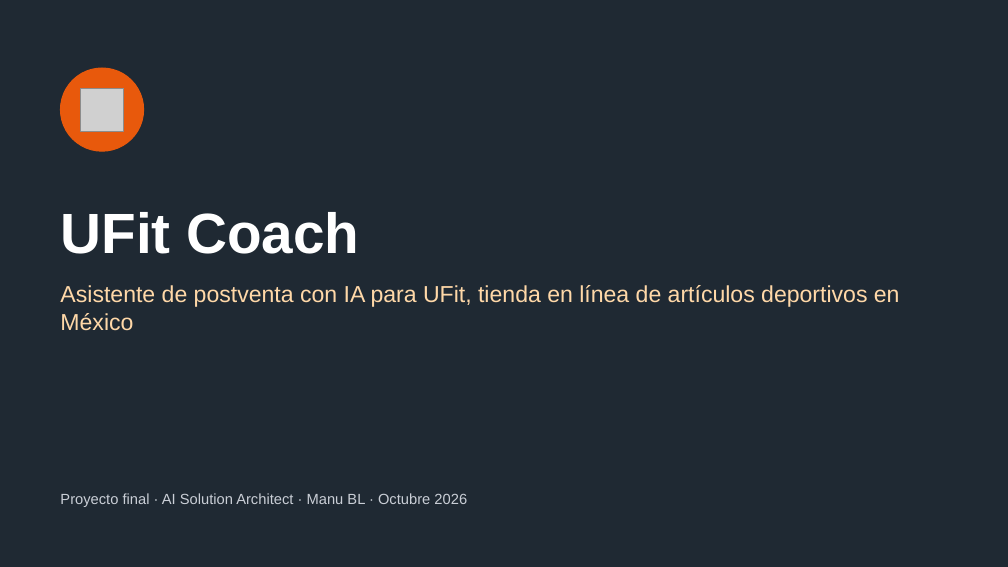
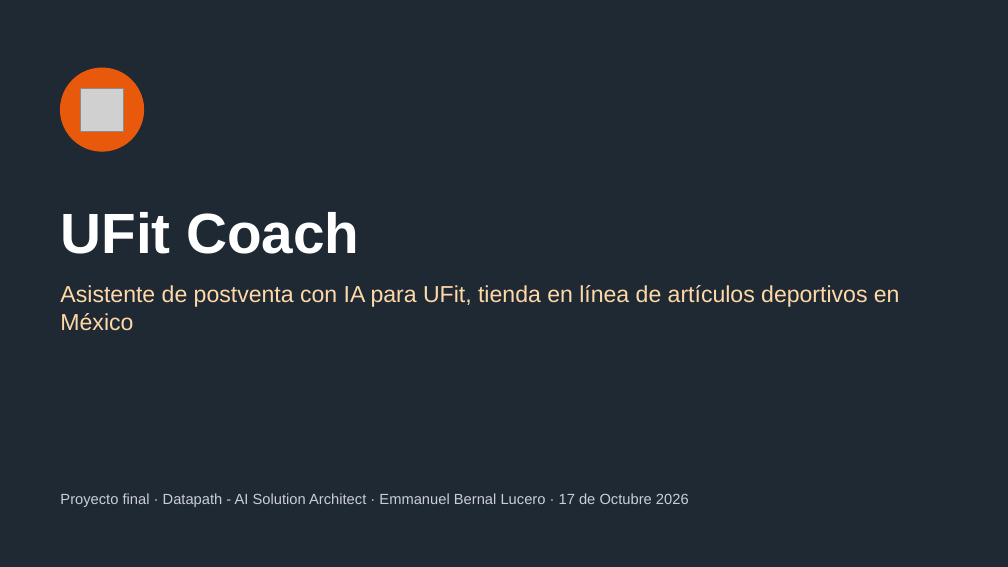
Before and after one commit to emmanuelbl0491-sys/shopcare-agent, a slide deck: slide 1 of presentacion/UFit_Coach.pptx. Drawn at 1008x567 pixels with LibreOffice and Linux fonts; fonts in the diff are those of the drawing; grey boxes stand for pictures. Boxes give left, top, right and bottom in pixels: in the first picture for what was removed or moved away, otherwise in the second. Text is boxed around its words. In the diff, an @@ line names an element or a change of style, - is before the commit and + after.

```diff
--- a/presentacion/UFit_Coach.pptx
+++ b/presentacion/UFit_Coach.pptx
@@ text at (60, 493, 689, 507): text changed @@
-Proyecto final · AI Solution Architect · Manu BL · Octubre 2026
+Proyecto final · Datapath - AI Solution Architect · Emmanuel Bernal Lucero · 17 de Octubre 2026
```
Also in this commit, not shown: 3 other slides changed, 1 other file.
